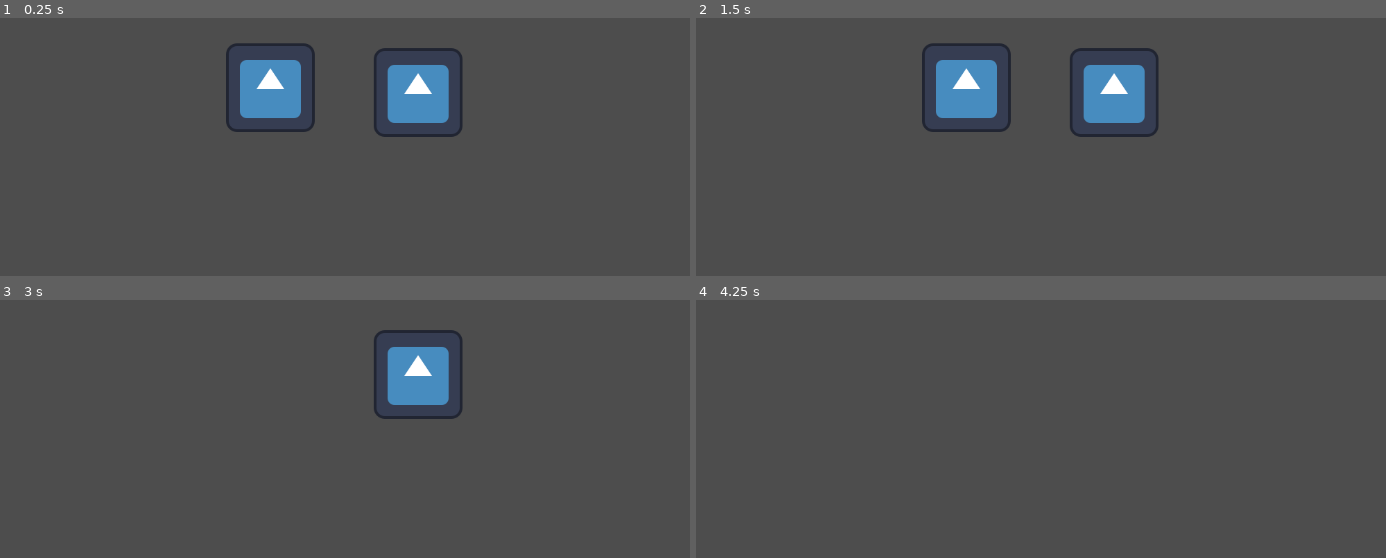
Above: before the commit, frames 1-4 (two rows, left to right).
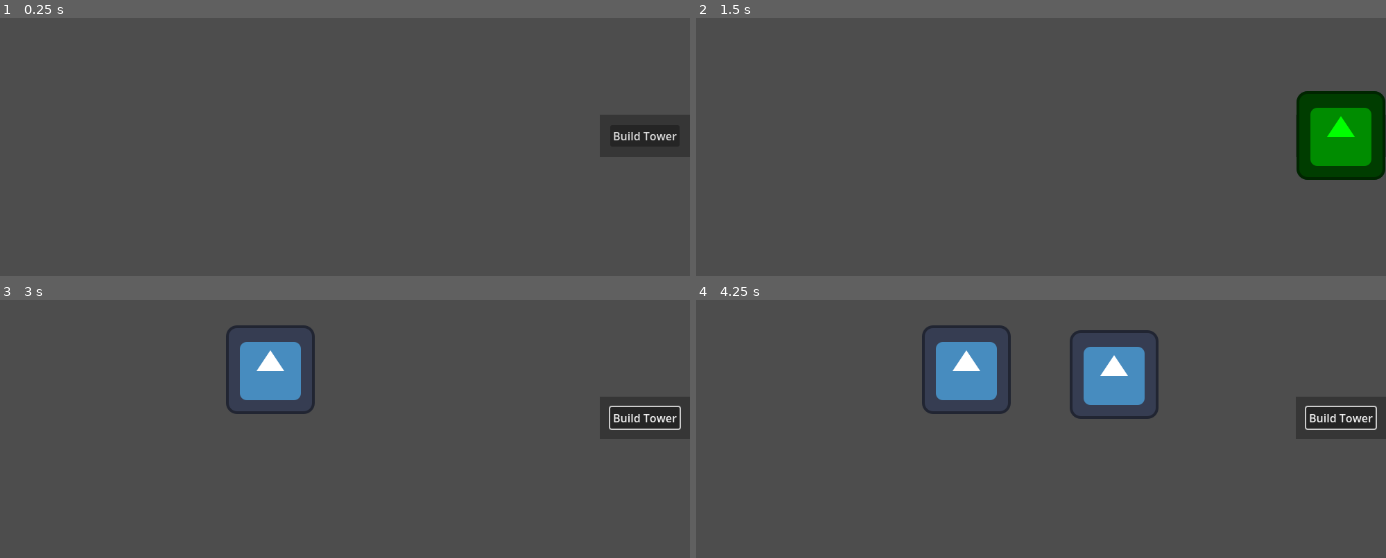
Above: after the commit, the same moments.

Repository: k1ng606/TowerDefense
Game: Godot game, scene res://scenes/level.tscn
The game is run twice, just before and just after one commit, with the same random seed, the same clock (stepped at 60 frames per second) and the same inputs. The engine's default icon, where the game draws it, is replaced by a stand-in: a white triangle on a blue panel in a dark square.
Inputs (mouse positions are in pixels of both pictures, inside the frame that each line leads up to):
- Up to frame 1 (0.25 s): no input
- Up to frame 2 (1.5 s): click (1337, 136) at 0.5 s, where only the run after the commit has a clickable "Build Tower"; click (1337, 136) at 1.25 s, where only the run after the commit has a clickable "Build Tower"
- Up to frame 3 (3 s): click (641, 418) at 2 s, where only the run after the commit has a clickable "Build Tower"; tap Enter at 2.75 s; move the mouse to (269, 369) at 2.77 s; click (269, 369) at 2.85 s
- Up to frame 4 (4.25 s): tap Space at 3.5 s; move the mouse to (1116, 374) at 3.52 s; click (1116, 374) at 3.6 s

The runs differ from the first frame. In frame 1, 5.9% of the frame differs, in the area x 32-99%, y 9-50%; in frame 2, 9.5%, in the area x 32-100%, y 9-63%; in frame 3, 5.9%; in frame 4, 5.9%.

Commit message:
latest

Diff:
--- a/project.godot
+++ b/project.godot
@@ -15,6 +15,14 @@
 config/features=PackedStringArray("4.2", "GL Compatibility")
 config/icon="res://assets/icon.svg"
 
+[autoload]
+
+Global="*res://scripts/global.gd"
+
+[display]
+
+window/size/always_on_top=true
+
 [input]
 
 click={
--- a/scenes/level.tscn
+++ b/scenes/level.tscn
@@ -1,13 +1,47 @@
 [gd_scene load_steps=3 format=3 uid="uid://lvdjdo2el18t"]
 
 [ext_resource type="Script" path="res://scripts/level.gd" id="1_thq3s"]
-[ext_resource type="PackedScene" uid="uid://c3nd3kjbbp2vi" path="res://scenes/tower.tscn" id="2_exkv6"]
 
-[node name="level" type="Node2D"]
+[sub_resource type="StyleBoxFlat" id="StyleBoxFlat_rfjxe"]
+bg_color = Color(0.211765, 0.211765, 0.211765, 1)
+border_width_left = 15
+border_width_top = 15
+border_width_right = 15
+border_width_bottom = 15
+border_color = Color(0.211521, 0.211521, 0.211521, 1)
+
+[node name="Node" type="Node"]
+
+[node name="Control" type="Control" parent="."]
+layout_mode = 3
+anchors_preset = 15
+anchor_right = 1.0
+anchor_bottom = 1.0
+grow_horizontal = 2
+grow_vertical = 2
+size_flags_horizontal = 8
+
+[node name="Panel" type="PanelContainer" parent="Control"]
+layout_mode = 1
+anchors_preset = 6
+anchor_left = 1.0
+anchor_top = 0.5
+anchor_right = 1.0
+anchor_bottom = 0.5
+offset_left = -130.0
+offset_top = -30.5
+offset_bottom = 30.5
+grow_horizontal = 0
+grow_vertical = 2
+theme_override_styles/panel = SubResource("StyleBoxFlat_rfjxe")
+
+[node name="VBoxContainer" type="VBoxContainer" parent="Control/Panel"]
+layout_mode = 2
+alignment = 1
+
+[node name="Button" type="Button" parent="Control/Panel/VBoxContainer"]
+layout_mode = 2
+text = "Build Tower"
+
+[node name="level" type="Node2D" parent="."]
 script = ExtResource("1_thq3s")
-
-[node name="Area2D" parent="." instance=ExtResource("2_exkv6")]
-position = Vector2(547, 255)
-
-[node name="Area2D2" parent="." instance=ExtResource("2_exkv6")]
-position = Vector2(760, 262)
--- a/scenes/tower.tscn
+++ b/scenes/tower.tscn
@@ -3,7 +3,7 @@
 [ext_resource type="Texture2D" uid="uid://dasd7wwe553p3" path="res://assets/icon.svg" id="1_yoobe"]
 [ext_resource type="Script" path="res://scripts/tower.gd" id="2_3l5cv"]
 
-[node name="Area2D" type="Area2D"]
+[node name="Tower" type="Area2D"]
 script = ExtResource("2_3l5cv")
 metadata/_edit_group_ = true
 
--- /dev/null
+++ b/scenes/tower_preview.gd
@@ -0,0 +1,2 @@
+class_name TowerPreview
+extends Area2D
--- /dev/null
+++ b/scenes/tower_preview.tscn
@@ -0,0 +1,14 @@
+[gd_scene load_steps=3 format=3 uid="uid://dygvypqmu3wqm"]
+
+[ext_resource type="Script" path="res://scenes/tower_preview.gd" id="1_1ob1i"]
+[ext_resource type="Texture2D" uid="uid://dasd7wwe553p3" path="res://assets/icon.svg" id="2_o63sk"]
+
+[node name="Tower" type="Area2D"]
+script = ExtResource("1_1ob1i")
+metadata/_edit_group_ = true
+
+[node name="CollisionPolygon2D" type="CollisionPolygon2D" parent="."]
+polygon = PackedVector2Array(64, -55, 64, 54, 53, 64, -53, 64, -64, 53, -64, -53, -54, -64, 53, -64)
+
+[node name="Icon" type="Sprite2D" parent="."]
+texture = ExtResource("2_o63sk")
--- /dev/null
+++ b/scripts/global.gd
@@ -0,0 +1,4 @@
+extends Node
+
+var can_add_tower := false
+var add_tower_mode := false
--- a/scripts/level.gd
+++ b/scripts/level.gd
@@ -1,10 +1,75 @@
 extends Node2D
 
-
+@onready var tower_scene := preload("res://scenes/tower.tscn")
+@onready var tower_button: Button = $"../Control/Panel/VBoxContainer/Button"
+@onready var mouse_hover_tower_instance = preload("res://scenes/tower_preview.tscn").instantiate()
+signal attempt_to_add_tower
 
 func _ready():
-	print("ready")
+	tower_button.connect("pressed", Callable(self, "pressed_handler"))
+	connect("attempt_to_add_tower", Callable(self, "attempt_to_add_tower_handler"))
 
+func _input(event):
+	if event is InputEventMouseButton and event.pressed and event.button_index == 1 and Global.add_tower_mode:
+		remove_child(mouse_hover_tower_instance)
+		Global.add_tower_mode = false
+		attempt_to_add_tower.emit()
+
+func attempt_to_add_tower_handler():
+	var tower_instance: Tower = tower_scene.instantiate()
+	add_child(tower_instance)
+	tower_instance.position = get_viewport().get_mouse_position()
+	tower_instance.connect("area_entered", Callable(self, "area_entered_handler"))
+
+func area_entered_handler(area: Area2D):
+	if (area is Tower):
+		area.queue_free()
+
+func pressed_handler():
+	#mouse_hover_tower_instance = mouse_hover_tower_instance.instantiate()
+	add_child(mouse_hover_tower_instance)
+	mouse_hover_tower_instance.modulate = Color.GREEN
+	Global.add_tower_mode = true
+	#Global.can_add_tower = true
 
 func _process(_delta):
-	pass
+	mouse_hover_tower_instance.position = get_viewport().get_mouse_position()
+	#get_viewport().get_mouse_position()
+	#if (is_instance_valid(mouse_hover_tower_instance)):
+		#print(mouse_hover_tower_instance)
+		#print(is_instance_valid(mouse_hover_tower_instance))
+		#mouse_hover_tower_instance.position = get_viewport().get_mouse_position()
+	#if (Input.is_action_just_pressed("click")):
+		#add_tower()
+
+#func area_entered_handler(area: Area2D):
+	#if (area is Tower):
+		#print("area_entered_handler false")
+		#Global.can_add_tower = false
+		#in_other_tower_space = true
+		#
+#func area_exited_handler(area: Area2D):
+	#if (area is Tower):
+		#print("area_exited_handler true")
+		#Global.can_add_tower = true
+
+#func mouse_entered_handler():
+	#print("mouse_entered_handler")
+	#Global.can_add_tower = false
+	#
+#func mouse_exited_handler():
+	#print("mouse_exited_handler")
+	#Global.can_add_tower = true
+
+#func add_tower():
+	#if (Global.can_add_tower and Global.add_tower_mode):
+		#var tower_instance: Tower = tower_scene.instantiate()
+		#add_child(tower_instance)
+		#tower_instance.connect("area_entered", Callable(self, "area_entered_handler"))
+		#tower_instance.connect("area_exited", Callable(self, "area_exited_handler"))
+		##tower_instance.connect("mouse_entered", Callable(self, "mouse_entered_handler"))
+		##tower_instance.connect("mouse_exited", Callable(self, "mouse_exited_handler"))
+		#tower_instance.position = get_viewport().get_mouse_position()
+		#Global.can_add_tower = false
+		#Global.add_tower_mode = false
+		#remove_child(mouse_hover_tower_instance)
--- a/scripts/tower.gd
+++ b/scripts/tower.gd
@@ -1,8 +1,23 @@
+class_name Tower
 extends Area2D
 
+#signal space_occuppied
+
 func _ready():
-	connect("input_event", input_event_handler)
+	pass
+	#connect("input_event", input_event_handler)
+	#connect("area_entered", area_entered_handler)
+	#connect("check_if_can_add_tower", check_if_can_add_tower_handler)
 
-func input_event_handler(_viewport: Node, event: InputEvent, _shape_idx: int):
-	if event is InputEventMouseButton and event.pressed and event.button_index == 1:
-		self.queue_free()
+#func input_event_handler(_viewport: Node, event: InputEvent, _shape_idx: int):
+	#if event is InputEventMouseButton and event.pressed and event.button_index == 1:
+		#print("I am a tower")
+
+
+#func check_if_can_add_tower_handler():
+	#print("check_if_can_add_tower_handler")
+
+#func area_entered_handler(area: Area2D):
+	#if (area is Tower):
+		#print("I am a tower")
+		#space_occuppied.emit()
